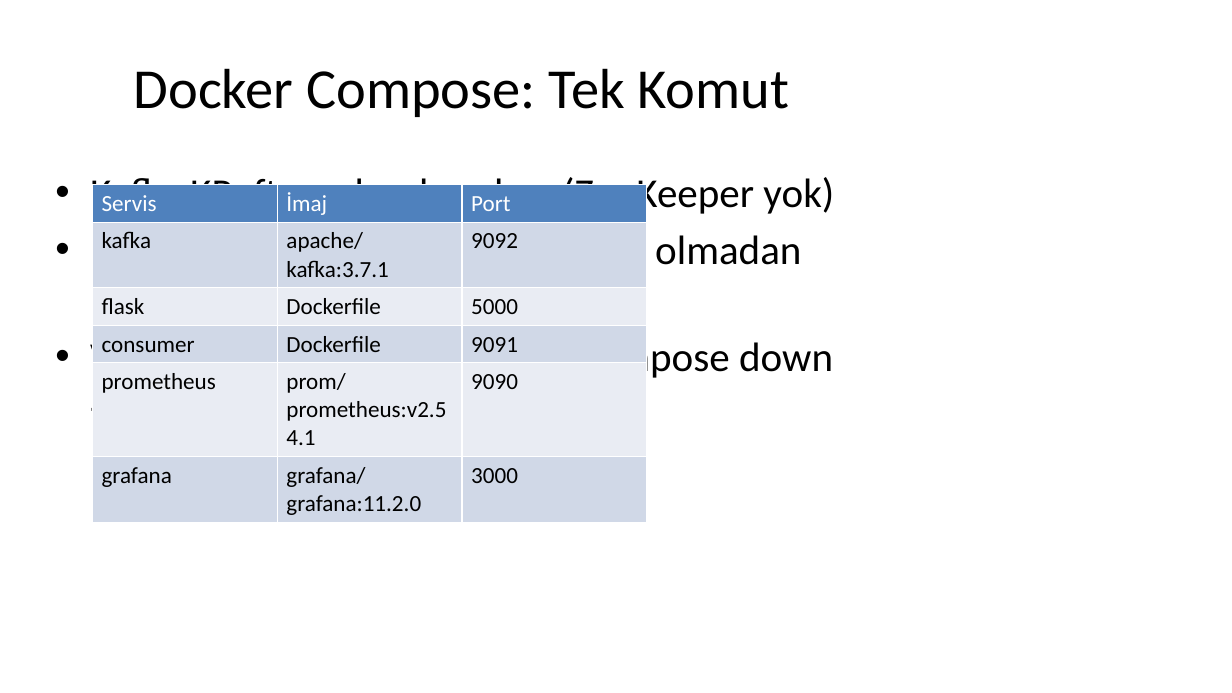
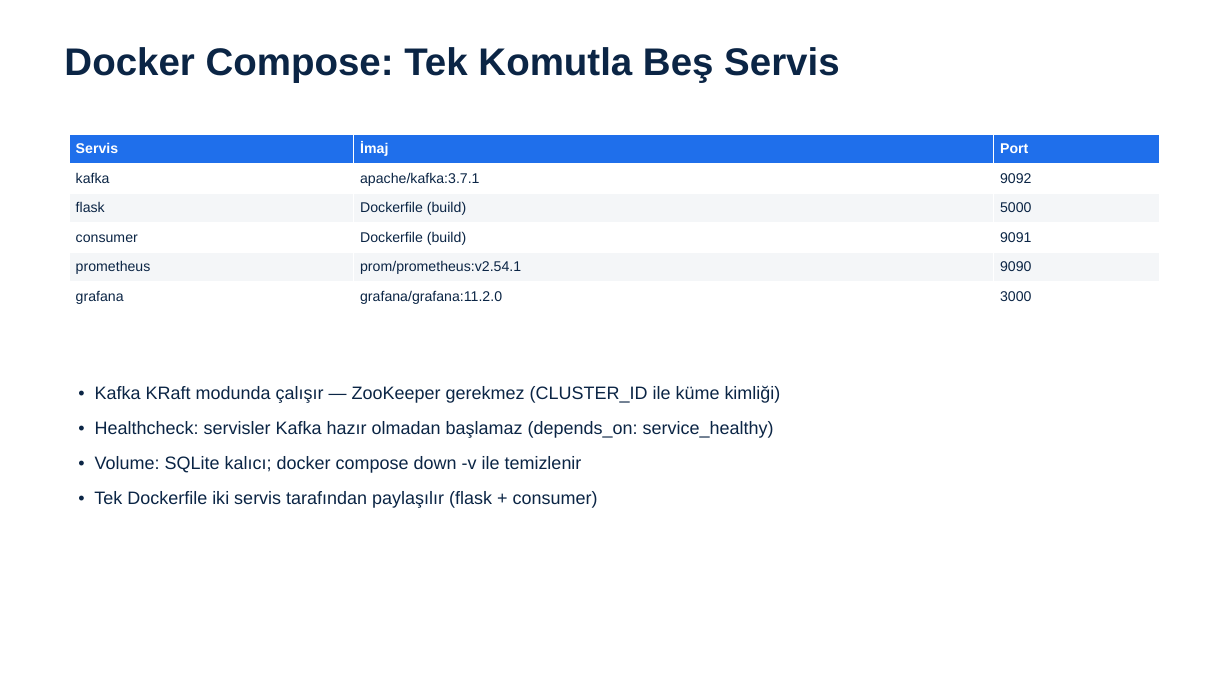
Before and after one commit to ErdemEmin/cargo-tracking, a slide deck: slide 10 of Kargo_Takip_Sistemi_Sunum.pptx. Drawn at 1232x693 pixels with LibreOffice and Linux fonts; fonts in the diff are those of the drawing. Boxes give left, top, right and bottom in pixels: in the first picture for what was removed or moved away, otherwise in the second. Text is boxed around its words. In the diff, an @@ line names an element or a change of style, - is before the commit and + after.

```diff
--- a/Kargo_Takip_Sistemi_Sunum.pptx
+++ b/Kargo_Takip_Sistemi_Sunum.pptx
@@ text "Docker Compose: Tek Komutla Beş ..." at [64, 47, 839, 83]: vertical alignment middle to top @@
@@ text at [64, 47, 839, 83]: text changed; size 44 to 30 pt; font Calibri to Arial; text colour #000000 to #0B2545; bold on @@
-Docker Compose: Tek Komut
+Docker Compose: Tek Komutla Beş Servis
@@ table at [69, 134, 1161, 311] @@
-row 3, column 2: Dockerfile
+row 3, column 2: Dockerfile (build)
-row 4, column 2: Dockerfile
+row 4, column 2: Dockerfile (build)
@@ fill #4F81BD to #1F6FEB in row 1 @@
@@ fill #D0D8E8 to #FFFFFF in 9 cells @@
@@ fill #E9EDF4 to #F4F6F8 in 6 cells @@
@@ size 18 to 11 pt, font Calibri to Arial in "Servis", "İmaj", "Port", "kafka" and 12 more places @@
@@ bold on in "Servis", "İmaj", "Port" @@
@@ text colour #000000 to #0B2545 in "kafka", "apache/kafka:3.7.1", "9092", "flask" and 9 more places @@
@@ table: place and size @@
-table at [92, 185, 647, 519]
+table at [69, 134, 1161, 311]
@@ text at [94, 386, 781, 508]: text changed; size 32 to 14 pt; font Calibri to Arial; text colour #000000 to #0B2545 @@
-• Kafka KRaft modunda çalışır (ZooKeeper yok)
-• Healthcheck: servisler Kafka hazır olmadan başlamaz
-• Volume: SQLite kalıcı, docker compose down -v ile temizlenir
+• Kafka KRaft modunda çalışır — ZooKeeper gerekmez (CLUSTER_ID ile küme kimliği)
+• Healthcheck: servisler Kafka hazır olmadan başlamaz (depends_on: service_healthy)
+• Volume: SQLite kalıcı; docker compose down -v ile temizlenir
+• Tek Dockerfile iki servis tarafından paylaşılır (flask + consumer)
```
Also in this commit, not shown: 11 other slides changed, 3 other files.
